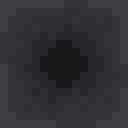
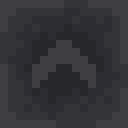
Layers edited between the first and the second 128x128 image:
added layer "hopper_inside_arrow" above "Layer 1" over [32, 40, 96, 88]
painted on "Layer 1" over [32, 40, 96, 88]
removed layer "Background" over [32, 40, 96, 88]
